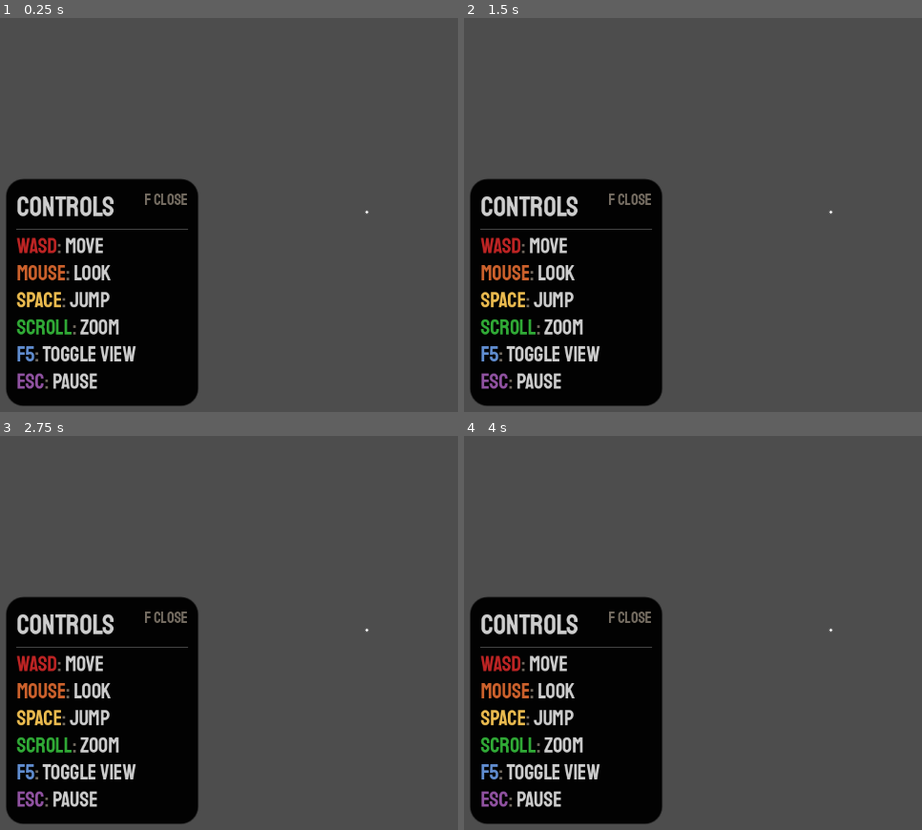
Above: before the commit, frames 1-4 (two rows, left to right).
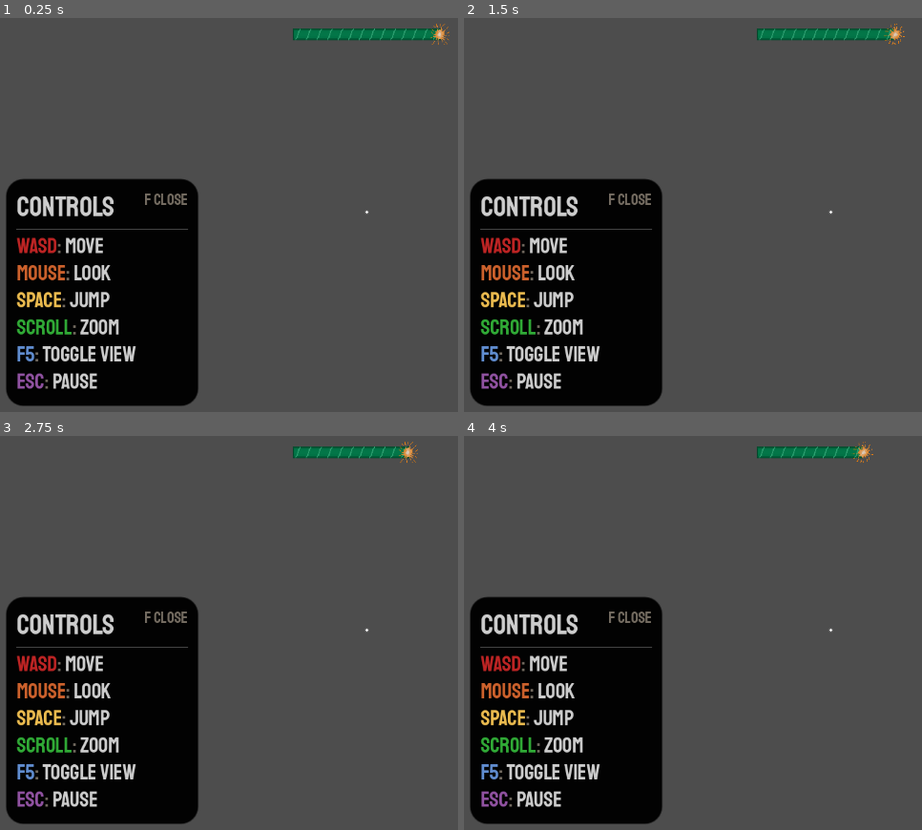
Above: after the commit, the same moments.

Repository: rupel190/godot-dungeon-tower
Game: Godot game, scene res://UserInterface/UserInterface.tscn
Same seed, same stepped clock (60 frames per second), same inputs: the game is played once before the commit and once after it. The project has no main scene, so this scene is started directly.
Inputs (mouse positions are in pixels of both pictures, inside the frame that each line leads up to):
- Up to frame 1 (0.25 s): no input
- Up to frame 2 (1.5 s): tap Enter (ui_accept) at 0.5, 1.25 s; move the mouse to (871, 211) at 0.52 s; press the mouse at (871, 211) at 0.53 s; hold W (move_forward) from 0.53 s (still down); tap Space (jump) at 0.77 s; move the mouse to (793, 215) at 1.27 s; release the mouse at (793, 215) at 1.28 s; tap Mouse wheel up (zoom_in) at 1.35 s
- Up to frame 3 (2.75 s): keep holding W (move_forward); tap Space (jump) at 1.52 s; tap Enter (ui_accept) at 2 s; move the mouse to (384, 621) at 2.02 s; hold Mouse wheel down (zoom_out) from 2.03 s (still down)
- Up to frame 4 (4 s): keep holding W (move_forward); move the mouse to (821, 636) at 2.77 s; release Mouse wheel down (zoom_out) at 2.78 s; click (821, 636) at 2.85 s; tap Space (jump) at 3.02, 3.77 s; tap Enter (ui_accept) at 3.5 s; move the mouse to (889, 636) at 3.52 s; hold Mouse wheel up (zoom_in) from 3.53 s (still down)

The runs differ from the first frame. In frame 1, 1.0% of the frame differs, in the area x 63-99%, y 1-7%; in frame 2, 0.9%; in frame 3, 0.8%; in frame 4, 0.7%.

Commit message:
Add enemy timer

Diff:
--- /dev/null
+++ b/UserInterface/Timer/burning_fuse_cord.json
@@ -0,0 +1,242 @@
+{ "frames": {
+   "Sprite-0001 0.aseprite": {
+    "frame": { "x": 0, "y": 0, "w": 256, "h": 32 },
+    "rotated": false,
+    "trimmed": false,
+    "spriteSourceSize": { "x": 0, "y": 0, "w": 256, "h": 32 },
+    "sourceSize": { "w": 256, "h": 32 },
+    "duration": 100
+   },
+   "Sprite-0001 1.aseprite": {
+    "frame": { "x": 0, "y": 32, "w": 256, "h": 32 },
+    "rotated": false,
+    "trimmed": false,
+    "spriteSourceSize": { "x": 0, "y": 0, "w": 256, "h": 32 },
+    "sourceSize": { "w": 256, "h": 32 },
+    "duration": 100
+   },
+   "Sprite-0001 2.aseprite": {
+    "frame": { "x": 0, "y": 64, "w": 256, "h": 32 },
+    "rotated": false,
+    "trimmed": false,
+    "spriteSourceSize": { "x": 0, "y": 0, "w": 256, "h": 32 },
+    "sourceSize": { "w": 256, "h": 32 },
+    "duration": 50
+   },
+   "Sprite-0001 3.aseprite": {
+    "frame": { "x": 0, "y": 96, "w": 256, "h": 32 },
+    "rotated": false,
+    "trimmed": false,
+    "spriteSourceSize": { "x": 0, "y": 0, "w": 256, "h": 32 },
+    "sourceSize": { "w": 256, "h": 32 },
+    "duration": 50
+   },
+   "Sprite-0001 4.aseprite": {
+    "frame": { "x": 0, "y": 128, "w": 256, "h": 32 },
+    "rotated": false,
+    "trimmed": false,
+    "spriteSourceSize": { "x": 0, "y": 0, "w": 256, "h": 32 },
+    "sourceSize": { "w": 256, "h": 32 },
+    "duration": 100
+   },
+   "Sprite-0001 5.aseprite": {
+    "frame": { "x": 0, "y": 160, "w": 256, "h": 32 },
+    "rotated": false,
+    "trimmed": false,
+    "spriteSourceSize": { "x": 0, "y": 0, "w": 256, "h": 32 },
+    "sourceSize": { "w": 256, "h": 32 },
+    "duration": 100
+   },
+   "Sprite-0001 6.aseprite": {
+    "frame": { "x": 0, "y": 192, "w": 256, "h": 32 },
+    "rotated": false,
+    "trimmed": false,
+    "spriteSourceSize": { "x": 0, "y": 0, "w": 256, "h": 32 },
+    "sourceSize": { "w": 256, "h": 32 },
+    "duration": 100
+   },
+   "Sprite-0001 7.aseprite": {
+    "frame": { "x": 0, "y": 224, "w": 256, "h": 32 },
+    "rotated": false,
+    "trimmed": false,
+    "spriteSourceSize": { "x": 0, "y": 0, "w": 256, "h": 32 },
+    "sourceSize": { "w": 256, "h": 32 },
+    "duration": 100
+   },
+   "Sprite-0001 8.aseprite": {
+    "frame": { "x": 0, "y": 256, "w": 256, "h": 32 },
+    "rotated": false,
+    "trimmed": false,
+    "spriteSourceSize": { "x": 0, "y": 0, "w": 256, "h": 32 },
+    "sourceSize": { "w": 256, "h": 32 },
+    "duration": 100
+   },
+   "Sprite-0001 9.aseprite": {
+    "frame": { "x": 0, "y": 288, "w": 256, "h": 32 },
+    "rotated": false,
+    "trimmed": false,
+    "spriteSourceSize": { "x": 0, "y": 0, "w": 256, "h": 32 },
+    "sourceSize": { "w": 256, "h": 32 },
+    "duration": 100
+   },
+   "Sprite-0001 10.aseprite": {
+    "frame": { "x": 0, "y": 320, "w": 256, "h": 32 },
+    "rotated": false,
+    "trimmed": false,
+    "spriteSourceSize": { "x": 0, "y": 0, "w": 256, "h": 32 },
+    "sourceSize": { "w": 256, "h": 32 },
+    "duration": 100
+   },
+   "Sprite-0001 11.aseprite": {
+    "frame": { "x": 0, "y": 352, "w": 256, "h": 32 },
+    "rotated": false,
+    "trimmed": false,
+    "spriteSourceSize": { "x": 0, "y": 0, "w": 256, "h": 32 },
+    "sourceSize": { "w": 256, "h": 32 },
+    "duration": 100
+   },
+   "Sprite-0001 12.aseprite": {
+    "frame": { "x": 0, "y": 384, "w": 256, "h": 32 },
+    "rotated": false,
+    "trimmed": false,
+    "spriteSourceSize": { "x": 0, "y": 0, "w": 256, "h": 32 },
+    "sourceSize": { "w": 256, "h": 32 },
+    "duration": 100
+   },
+   "Sprite-0001 13.aseprite": {
+    "frame": { "x": 0, "y": 416, "w": 256, "h": 32 },
+    "rotated": false,
+    "trimmed": false,
+    "spriteSourceSize": { "x": 0, "y": 0, "w": 256, "h": 32 },
+    "sourceSize": { "w": 256, "h": 32 },
+    "duration": 100
+   },
+   "Sprite-0001 14.aseprite": {
+    "frame": { "x": 0, "y": 448, "w": 256, "h": 32 },
+    "rotated": false,
+    "trimmed": false,
+    "spriteSourceSize": { "x": 0, "y": 0, "w": 256, "h": 32 },
+    "sourceSize": { "w": 256, "h": 32 },
+    "duration": 100
+   },
+   "Sprite-0001 15.aseprite": {
+    "frame": { "x": 0, "y": 480, "w": 256, "h": 32 },
+    "rotated": false,
+    "trimmed": false,
+    "spriteSourceSize": { "x": 0, "y": 0, "w": 256, "h": 32 },
+    "sourceSize": { "w": 256, "h": 32 },
+    "duration": 100
+   },
+   "Sprite-0001 16.aseprite": {
+    "frame": { "x": 0, "y": 512, "w": 256, "h": 32 },
+    "rotated": false,
+    "trimmed": false,
+    "spriteSourceSize": { "x": 0, "y": 0, "w": 256, "h": 32 },
+    "sourceSize": { "w": 256, "h": 32 },
+    "duration": 100
+   },
+   "Sprite-0001 17.aseprite": {
+    "frame": { "x": 0, "y": 544, "w": 256, "h": 32 },
+    "rotated": false,
+    "trimmed": false,
+    "spriteSourceSize": { "x": 0, "y": 0, "w": 256, "h": 32 },
+    "sourceSize": { "w": 256, "h": 32 },
+    "duration": 100
+   },
+   "Sprite-0001 18.aseprite": {
+    "frame": { "x": 0, "y": 576, "w": 256, "h": 32 },
+    "rotated": false,
+    "trimmed": false,
+    "spriteSourceSize": { "x": 0, "y": 0, "w": 256, "h": 32 },
+    "sourceSize": { "w": 256, "h": 32 },
+    "duration": 100
+   },
+   "Sprite-0001 19.aseprite": {
+    "frame": { "x": 0, "y": 608, "w": 256, "h": 32 },
+    "rotated": false,
+    "trimmed": false,
+    "spriteSourceSize": { "x": 0, "y": 0, "w": 256, "h": 32 },
+    "sourceSize": { "w": 256, "h": 32 },
+    "duration": 100
+   },
+   "Sprite-0001 20.aseprite": {
+    "frame": { "x": 0, "y": 640, "w": 256, "h": 32 },
+    "rotated": false,
+    "trimmed": false,
+    "spriteSourceSize": { "x": 0, "y": 0, "w": 256, "h": 32 },
+    "sourceSize": { "w": 256, "h": 32 },
+    "duration": 100
+   },
+   "Sprite-0001 21.aseprite": {
+    "frame": { "x": 0, "y": 672, "w": 256, "h": 32 },
+    "rotated": false,
+    "trimmed": false,
+    "spriteSourceSize": { "x": 0, "y": 0, "w": 256, "h": 32 },
+    "sourceSize": { "w": 256, "h": 32 },
+    "duration": 100
+   },
+   "Sprite-0001 22.aseprite": {
+    "frame": { "x": 0, "y": 704, "w": 256, "h": 32 },
+    "rotated": false,
+    "trimmed": false,
+    "spriteSourceSize": { "x": 0, "y": 0, "w": 256, "h": 32 },
+    "sourceSize": { "w": 256, "h": 32 },
+    "duration": 100
+   },
+   "Sprite-0001 23.aseprite": {
+    "frame": { "x": 0, "y": 736, "w": 256, "h": 32 },
+    "rotated": false,
+    "trimmed": false,
+    "spriteSourceSize": { "x": 0, "y": 0, "w": 256, "h": 32 },
+    "sourceSize": { "w": 256, "h": 32 },
+    "duration": 100
+   },
+   "Sprite-0001 24.aseprite": {
+    "frame": { "x": 0, "y": 768, "w": 256, "h": 32 },
+    "rotated": false,
+    "trimmed": false,
+    "spriteSourceSize": { "x": 0, "y": 0, "w": 256, "h": 32 },
+    "sourceSize": { "w": 256, "h": 32 },
+    "duration": 100
+   },
+   "Sprite-0001 25.aseprite": {
+    "frame": { "x": 0, "y": 800, "w": 256, "h": 32 },
+    "rotated": false,
+    "trimmed": false,
+    "spriteSourceSize": { "x": 0, "y": 0, "w": 256, "h": 32 },
+    "sourceSize": { "w": 256, "h": 32 },
+    "duration": 100
+   },
+   "Sprite-0001 26.aseprite": {
+    "frame": { "x": 0, "y": 832, "w": 256, "h": 32 },
+    "rotated": false,
+    "trimmed": false,
+    "spriteSourceSize": { "x": 0, "y": 0, "w": 256, "h": 32 },
+    "sourceSize": { "w": 256, "h": 32 },
+    "duration": 100
+   },
+   "Sprite-0001 27.aseprite": {
+    "frame": { "x": 0, "y": 864, "w": 256, "h": 32 },
+    "rotated": false,
+    "trimmed": false,
+    "spriteSourceSize": { "x": 0, "y": 0, "w": 256, "h": 32 },
+    "sourceSize": { "w": 256, "h": 32 },
+    "duration": 100
+   }
+ },
+ "meta": {
+  "app": "https://www.aseprite.org/",
+  "version": "1.3.7-x64",
+  "format": "RGBA8888",
+  "size": { "w": 256, "h": 896 },
+  "scale": "1",
+  "frameTags": [
+  ],
+  "layers": [
+   { "name": "FuseCord", "opacity": 255, "blendMode": "normal" },
+   { "name": "Sparks", "opacity": 255, "blendMode": "normal" }
+  ],
+  "slices": [
+  ]
+ }
+}
--- /dev/null
+++ b/UserInterface/Timer/timer_enemy.gd
@@ -0,0 +1,43 @@
+extends MarginContainer
+
+var timer: Timer
+var enemy_timer: AnimatedSprite2D
+@export var countdown_seconds = 12
+
+# Called when the node enters the scene tree for the first time.
+func _ready():
+	timer = Timer.new()
+	timer.one_shot = true
+	timer.timeout.connect(_on_timer_timeout) # mui importando
+	add_child(timer)
+
+	enemy_timer = $CenterContainer/EnemyTimer
+	enemy_timer.animation_finished.connect(_on_fuse_finished)
+
+	# Decelerate animation to match countdown
+	var timer_speed_scale = _calc_animation_duration()/countdown_seconds
+	timer.start(countdown_seconds)
+	enemy_timer.play('default', timer_speed_scale)
+
+func _calc_animation_duration():
+	var animation_speed = enemy_timer.speed_scale
+	var anim_name = 'default'
+	var sprite_frames : SpriteFrames = enemy_timer.sprite_frames
+	var fps = sprite_frames.get_animation_speed(anim_name)
+	var allframes_duration = 0
+	var absolute_duration = 0
+	sprite_frames.set_animation_loop(anim_name, false)
+
+	for n in sprite_frames.get_frame_count(anim_name):
+		var frame_duration = sprite_frames.get_frame_duration(anim_name, n)
+		allframes_duration += frame_duration
+	return (allframes_duration / fps) * enemy_timer.speed_scale
+
+
+func _on_timer_timeout():
+	print('Countdown finished!')
+	#GameManager.timer_finished()
+
+func _on_fuse_finished():
+	print('Animation finished!')
+	#GameManager.animation_finished()
--- a/UserInterface/UserInterface.tscn
+++ b/UserInterface/UserInterface.tscn
@@ -1,9 +1,11 @@
-[gd_scene load_steps=14 format=3 uid="uid://b4mrqfvtlycnc"]
+[gd_scene load_steps=45 format=3 uid="uid://b4mrqfvtlycnc"]
 
 [ext_resource type="Script" uid="uid://ck7ag4kyqmi2d" path="res://UserInterface/UserInterface.gd" id="1_pjpe8"]
 [ext_resource type="Theme" uid="uid://bq6qbvmwxf5gm" path="res://UserInterface/UITheme.tres" id="2_rwlv8"]
 [ext_resource type="Script" uid="uid://bxgr4f0bimrms" path="res://UserInterface/Reticle.gd" id="3_hfmys"]
+[ext_resource type="Script" uid="uid://c25w3uxyctk2h" path="res://UserInterface/Timer/timer_enemy.gd" id="4_co5mk"]
 [ext_resource type="Shader" uid="uid://wn6mnfchf1w7" path="res://UserInterface/ScreenSpaceBlur.tres" id="4_kynqp"]
+[ext_resource type="Texture2D" uid="uid://h57ly05pumw6" path="res://UserInterface/Timer/burning_fuse_cord.png" id="5_apued"]
 [ext_resource type="PackedScene" uid="uid://sbl4rscivr8g" path="res://UserInterface/SettingsContainer.tscn" id="5_qrem4"]
 
 [sub_resource type="GDScript" id="GDScript_ivi4s"]
@@ -34,6 +36,210 @@
 font_size = 24
 font_color = Color(0.454902, 0.423529, 0.380392, 1)
 
+[sub_resource type="AtlasTexture" id="AtlasTexture_oh8mj"]
+atlas = ExtResource("5_apued")
+region = Rect2(0, 0, 256, 32)
+
+[sub_resource type="AtlasTexture" id="AtlasTexture_fsra1"]
+atlas = ExtResource("5_apued")
+region = Rect2(0, 32, 256, 32)
+
+[sub_resource type="AtlasTexture" id="AtlasTexture_hlvh6"]
+atlas = ExtResource("5_apued")
+region = Rect2(0, 64, 256, 32)
+
+[sub_resource type="AtlasTexture" id="AtlasTexture_62wsl"]
+atlas = ExtResource("5_apued")
+region = Rect2(0, 96, 256, 32)
+
+[sub_resource type="AtlasTexture" id="AtlasTexture_at2vn"]
+atlas = ExtResource("5_apued")
+region = Rect2(0, 128, 256, 32)
+
+[sub_resource type="AtlasTexture" id="AtlasTexture_msjlg"]
+atlas = ExtResource("5_apued")
+region = Rect2(0, 160, 256, 32)
+
+[sub_resource type="AtlasTexture" id="AtlasTexture_2ysx1"]
+atlas = ExtResource("5_apued")
+region = Rect2(0, 192, 256, 32)
+
+[sub_resource type="AtlasTexture" id="AtlasTexture_w5xbk"]
+atlas = ExtResource("5_apued")
+region = Rect2(0, 224, 256, 32)
+
+[sub_resource type="AtlasTexture" id="AtlasTexture_ockmd"]
+atlas = ExtResource("5_apued")
+region = Rect2(0, 256, 256, 32)
+
+[sub_resource type="AtlasTexture" id="AtlasTexture_g3k0x"]
+atlas = ExtResource("5_apued")
+region = Rect2(0, 288, 256, 32)
+
+[sub_resource type="AtlasTexture" id="AtlasTexture_uamyu"]
+atlas = ExtResource("5_apued")
+region = Rect2(0, 320, 256, 32)
+
+[sub_resource type="AtlasTexture" id="AtlasTexture_kwfdc"]
+atlas = ExtResource("5_apued")
+region = Rect2(0, 352, 256, 32)
+
+[sub_resource type="AtlasTexture" id="AtlasTexture_3gqu5"]
+atlas = ExtResource("5_apued")
+region = Rect2(0, 384, 256, 32)
+
+[sub_resource type="AtlasTexture" id="AtlasTexture_0bb8i"]
+atlas = ExtResource("5_apued")
+region = Rect2(0, 416, 256, 32)
+
+[sub_resource type="AtlasTexture" id="AtlasTexture_10t37"]
+atlas = ExtResource("5_apued")
+region = Rect2(0, 448, 256, 32)
+
+[sub_resource type="AtlasTexture" id="AtlasTexture_f2p1h"]
+atlas = ExtResource("5_apued")
+region = Rect2(0, 480, 256, 32)
+
+[sub_resource type="AtlasTexture" id="AtlasTexture_ak3nb"]
+atlas = ExtResource("5_apued")
+region = Rect2(0, 512, 256, 32)
+
+[sub_resource type="AtlasTexture" id="AtlasTexture_1ts5i"]
+atlas = ExtResource("5_apued")
+region = Rect2(0, 544, 256, 32)
+
+[sub_resource type="AtlasTexture" id="AtlasTexture_kyud5"]
+atlas = ExtResource("5_apued")
+region = Rect2(0, 576, 256, 32)
+
+[sub_resource type="AtlasTexture" id="AtlasTexture_y4rdg"]
+atlas = ExtResource("5_apued")
+region = Rect2(0, 608, 256, 32)
+
+[sub_resource type="AtlasTexture" id="AtlasTexture_3f406"]
+atlas = ExtResource("5_apued")
+region = Rect2(0, 640, 256, 32)
+
+[sub_resource type="AtlasTexture" id="AtlasTexture_vawib"]
+atlas = ExtResource("5_apued")
+region = Rect2(0, 672, 256, 32)
+
+[sub_resource type="AtlasTexture" id="AtlasTexture_egtdr"]
+atlas = ExtResource("5_apued")
+region = Rect2(0, 704, 256, 32)
+
+[sub_resource type="AtlasTexture" id="AtlasTexture_wmmp7"]
+atlas = ExtResource("5_apued")
+region = Rect2(0, 736, 256, 32)
+
+[sub_resource type="AtlasTexture" id="AtlasTexture_jrw3e"]
+atlas = ExtResource("5_apued")
+region = Rect2(0, 768, 256, 32)
+
+[sub_resource type="AtlasTexture" id="AtlasTexture_gtyxd"]
+atlas = ExtResource("5_apued")
+region = Rect2(0, 800, 256, 32)
+
+[sub_resource type="AtlasTexture" id="AtlasTexture_y13ao"]
+atlas = ExtResource("5_apued")
+region = Rect2(0, 832, 256, 32)
+
+[sub_resource type="AtlasTexture" id="AtlasTexture_rclm4"]
+atlas = ExtResource("5_apued")
+region = Rect2(0, 864, 256, 32)
+
+[sub_resource type="SpriteFrames" id="SpriteFrames_tg74a"]
+animations = [{
+"frames": [{
+"duration": 1.0,
+"texture": SubResource("AtlasTexture_oh8mj")
+}, {
+"duration": 1.0,
+"texture": SubResource("AtlasTexture_fsra1")
+}, {
+"duration": 1.0,
+"texture": SubResource("AtlasTexture_hlvh6")
+}, {
+"duration": 1.0,
+"texture": SubResource("AtlasTexture_62wsl")
+}, {
+"duration": 1.0,
+"texture": SubResource("AtlasTexture_at2vn")
+}, {
+"duration": 1.0,
+"texture": SubResource("AtlasTexture_msjlg")
+}, {
+"duration": 1.0,
+"texture": SubResource("AtlasTexture_2ysx1")
+}, {
+"duration": 1.0,
+"texture": SubResource("AtlasTexture_w5xbk")
+}, {
+"duration": 1.0,
+"texture": SubResource("AtlasTexture_ockmd")
+}, {
+"duration": 1.0,
+"texture": SubResource("AtlasTexture_g3k0x")
+}, {
+"duration": 1.0,
+"texture": SubResource("AtlasTexture_uamyu")
+}, {
+"duration": 1.0,
+"texture": SubResource("AtlasTexture_kwfdc")
+}, {
+"duration": 1.0,
+"texture": SubResource("AtlasTexture_3gqu5")
+}, {
+"duration": 1.0,
+"texture": SubResource("AtlasTexture_0bb8i")
+}, {
+"duration": 1.0,
+"texture": SubResource("AtlasTexture_10t37")
+}, {
+"duration": 1.0,
+"texture": SubResource("AtlasTexture_f2p1h")
+}, {
+"duration": 1.0,
+"texture": SubResource("AtlasTexture_ak3nb")
+}, {
+"duration": 1.0,
+"texture": SubResource("AtlasTexture_1ts5i")
+}, {
+"duration": 1.0,
+"texture": SubResource("AtlasTexture_kyud5")
+}, {
+"duration": 1.0,
+"texture": SubResource("AtlasTexture_y4rdg")
+}, {
+"duration": 1.0,
+"texture": SubResource("AtlasTexture_3f406")
+}, {
+"duration": 1.0,
+"texture": SubResource("AtlasTexture_vawib")
+}, {
+"duration": 1.0,
+"texture": SubResource("AtlasTexture_egtdr")
+}, {
+"duration": 1.0,
+"texture": SubResource("AtlasTexture_wmmp7")
+}, {
+"duration": 1.0,
+"texture": SubResource("AtlasTexture_jrw3e")
+}, {
+"duration": 1.0,
+"texture": SubResource("AtlasTexture_gtyxd")
+}, {
+"duration": 1.0,
+"texture": SubResource("AtlasTexture_y13ao")
+}, {
+"duration": 1.0,
+"texture": SubResource("AtlasTexture_rclm4")
+}],
+"loop": true,
+"name": &"default",
+"speed": 5.0
+}]
+
 [sub_resource type="ShaderMaterial" id="ShaderMaterial_6vwxw"]
 shader = ExtResource("4_kynqp")
 shader_parameter/BlurAmount = 1.0
@@ -131,6 +337,24 @@
 [color=9052a1]esc[/color][color=746c61]:[/color] pause"
 fit_content = true
 
+[node name="MarginContainer" type="MarginContainer" parent="HUD"]
+layout_mode = 1
+anchors_preset = 5
+anchor_left = 0.5
+anchor_right = 0.5
+offset_left = -16.0
+offset_right = 16.0
+offset_bottom = 32.0
+grow_horizontal = 2
+theme_override_constants/margin_top = 55
+script = ExtResource("4_co5mk")
+
+[node name="CenterContainer" type="CenterContainer" parent="HUD/MarginContainer"]
+layout_mode = 2
+
+[node name="EnemyTimer" type="AnimatedSprite2D" parent="HUD/MarginContainer/CenterContainer"]
+sprite_frames = SubResource("SpriteFrames_tg74a")
+
 [node name="PauseScreen" type="Control" parent="."]
 process_mode = 3
 visible = false
Binary file added: UserInterface/Timer/burning_fuse_cord.png
Not shown, added: UserInterface/Timer/burning_fuse_cord.png.import
Not shown, added: UserInterface/Timer/timer_enemy.gd.uid
